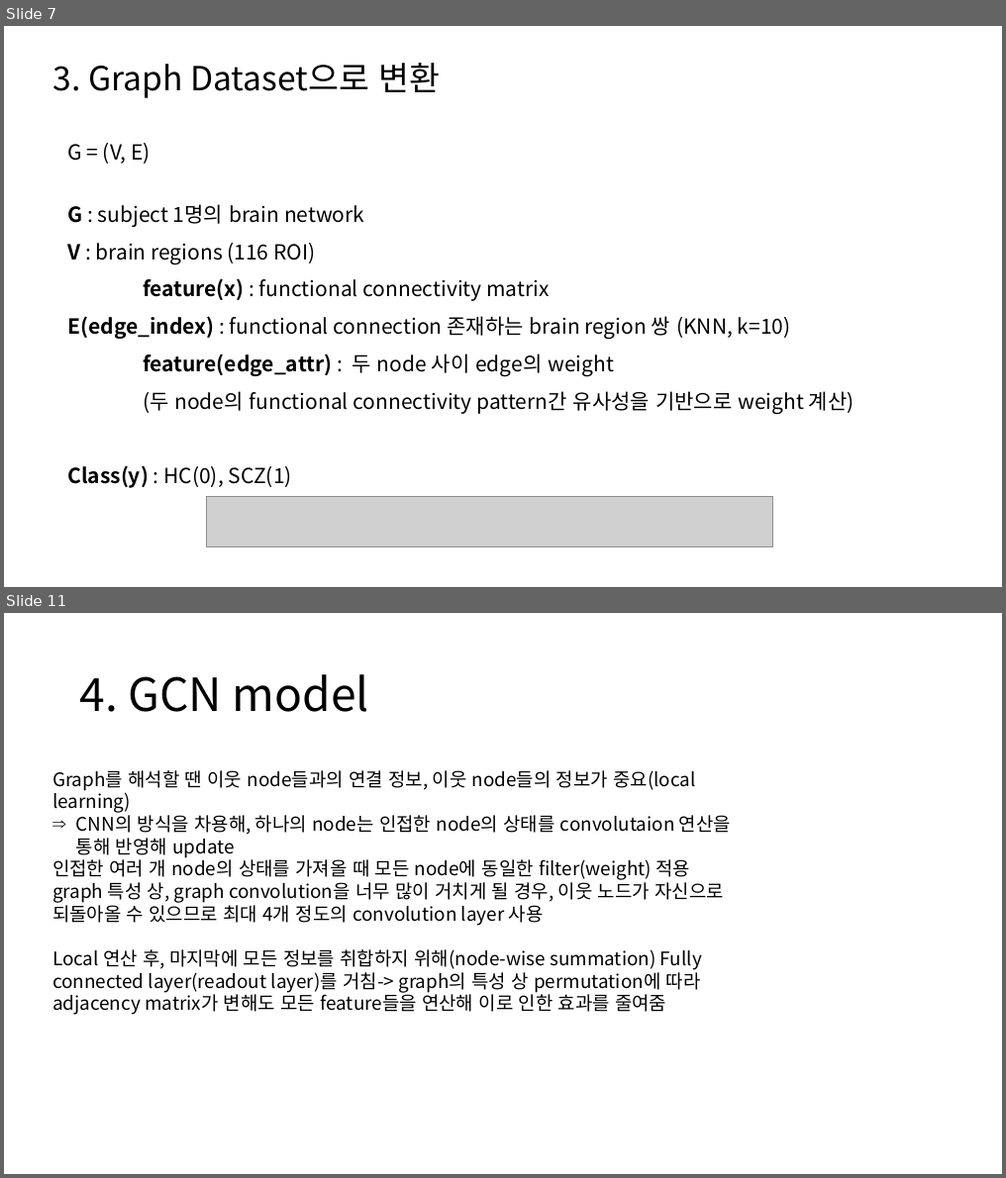
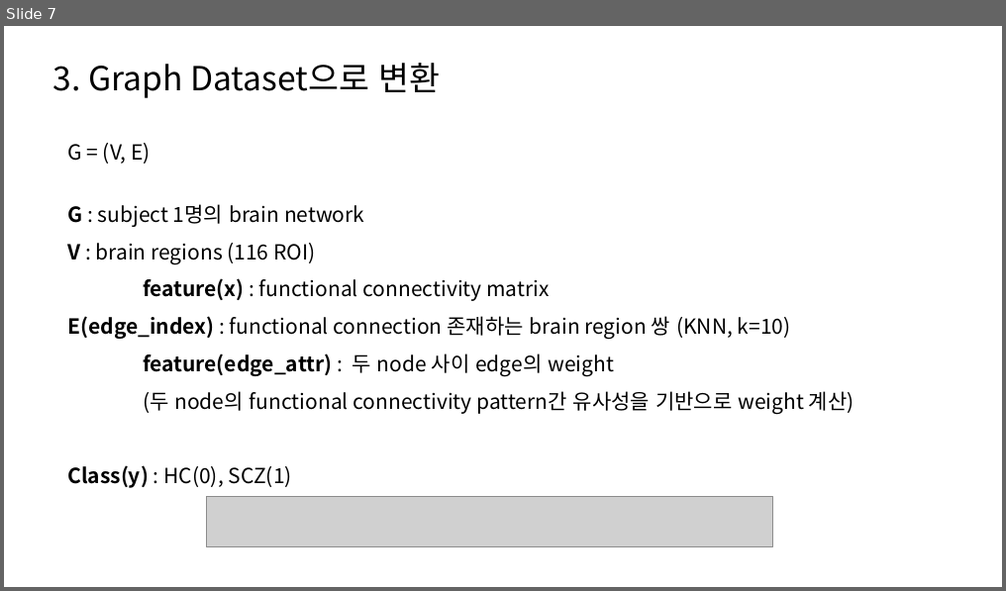
Before and after one commit to janett105/GNN_SCHZ, a slide deck: Presentation/초기 발표 (1).pptx. Shown one above the other, each under a label of ours: slides 7 and 11 before the commit, slide 7 after it; the slides between them are not shown. The pictures are 1006x1178 and 1006x591 pixels, drawn with LibreOffice and Linux fonts; fonts in the diff are those of the drawing; grey boxes stand for pictures. Boxes give left, top, right and bottom in pixels: in the first picture for what was removed or moved away, otherwise in the second. Text is boxed around its words. In the diff, an @@ line names an element or a change of style, - is before the commit and + after.

```diff
--- a/Presentation/초기 발표 (1).pptx
+++ b/Presentation/초기 발표 (1).pptx
@@ slide 11 removed at [4, 613, 1002, 1174], background #FFFFFF @@
@@ title removed at [80, 674, 369, 712] @@
-4. GCN model
@@ text removed at [53, 770, 731, 1015] @@
-Graph를 해석할 땐 이웃 node들과의 연결 정보, 이웃 node들의 정보가 중요(local learning)
-⇒ CNN의 방식을 차용해, 하나의 node는 인접한 node의 상태를 convolutaion 연산을 통해 반영해 update
-인접한 여러 개 node의 상태를 가져올 때 모든 node에 동일한 filter(weight) 적용
-graph 특성 상, graph convolution을 너무 많이 거치게 될 경우, 이웃 노드가 자신으로 되돌아올 수 있으므로 최대 4개 정도의 convolution layer 사용
-Local 연산 후, 마지막에 모든 정보를 취합하지 위해(node-wise summation) Fully connected layer(readout layer)를 거침-> graph의 특성 상 permutation에 따라 adjacency matrix가 변해도 모든 feature들을 연산해 이로 인한 효과를 줄여줌
```
Also in this commit, not shown: 8 slides changed, 5 slides added, 30 other files.
